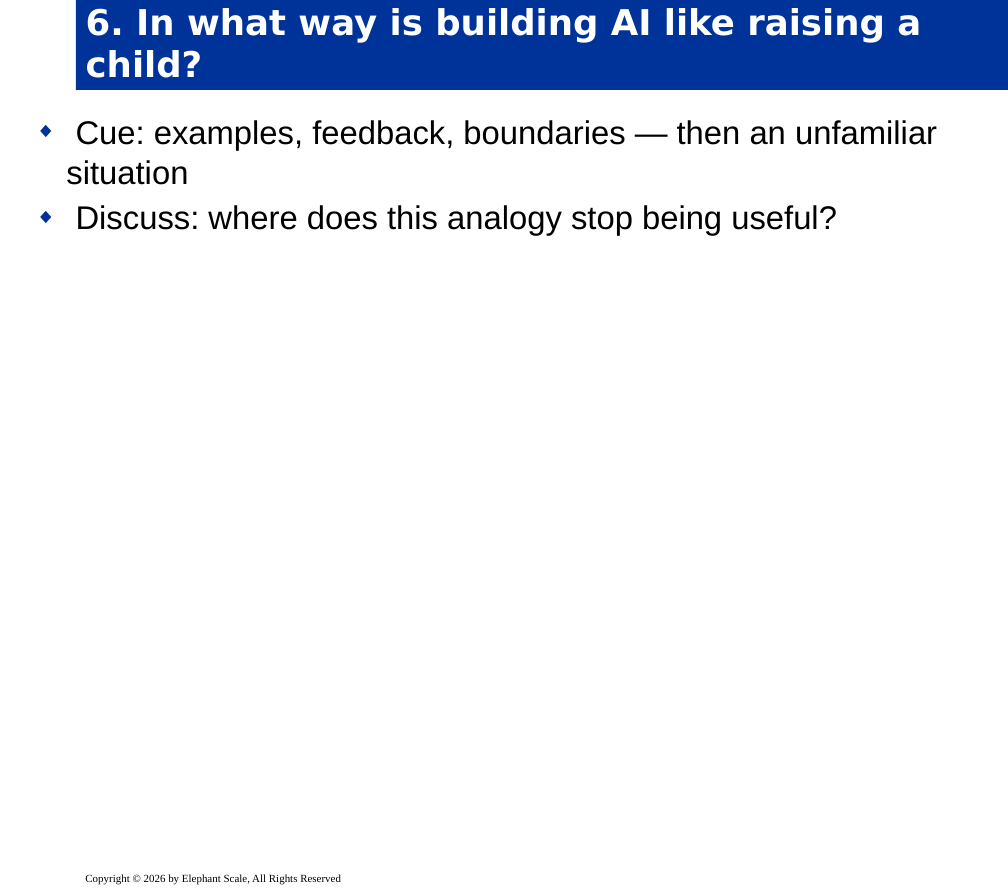
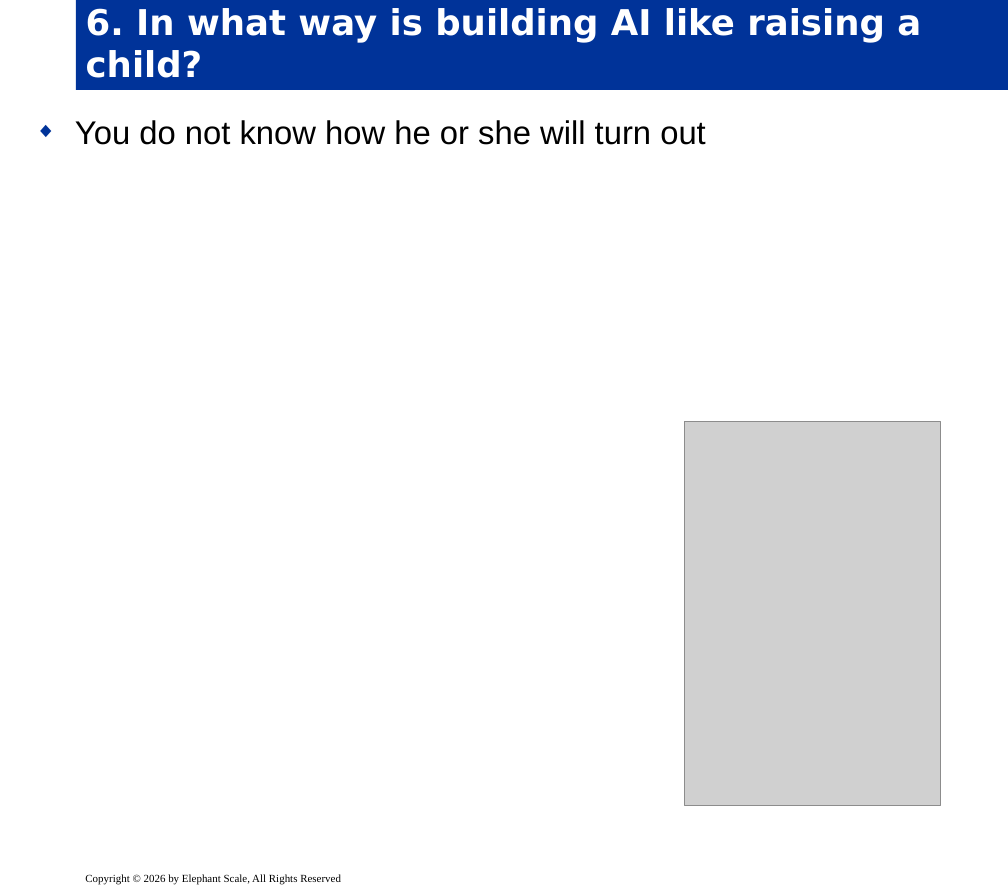
Before and after one commit to elephantscale/OpenAI-labs, a slide deck: slide 8 of 120-eight-questions-on-math-and-AI/slides/release/01__intro.pptx. Drawn at 1008x892 pixels with LibreOffice and Linux fonts; fonts in the diff are those of the drawing; grey boxes stand for pictures; background and template pictures are left out. Boxes give left, top, right and bottom in pixels: in the first picture for what was removed or moved away, otherwise in the second. Text is boxed around its words. In the diff, an @@ line names an element or a change of style, - is before the commit and + after.

```diff
--- a/120-eight-questions-on-math-and-AI/slides/release/01__intro.pptx
+++ b/120-eight-questions-on-math-and-AI/slides/release/01__intro.pptx
@@ text at [75,120,706,145]: text changed @@
-◆ Cue: examples, feedback, boundaries — then an unfamiliar situation
-◆ Discuss: where does this analogy stop being useful?
+◆ You do not know how he or she will turn out
@@ picture added at [684,422,940,806] @@
```
Also in this commit, not shown: 8 other slides changed, 1 other file.
